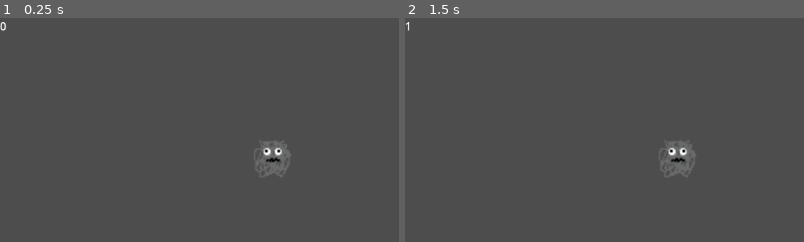
Above: before the commit, frames 1-2 (left to right).
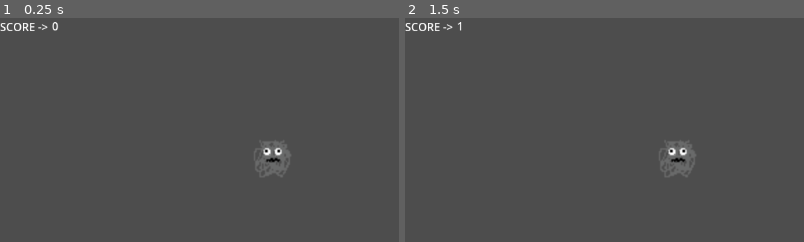
Above: after the commit, the same moments.

Repository: ofgrenudo/Mouse-and-Cheese
Game: Godot game, scene res://game.tscn
Two runs of this game, one before a commit and one after it. Both use one fixed random seed, a clock stepped at 60 frames per second and the inputs below.
Inputs:
- Up to frame 1 (0.25 s): no input
- Up to frame 2 (1.5 s): tap Enter at 0.5 s; hold D (right) 0.53-1.28 s; hold S (down) from 1.28 s (still down)
The pictures show only the part of the screen within x 0-50%, y 0-50%; the shares and areas given below are measured in that part.

The runs differ from the first frame. In frame 1, 0.3% of the frame differs, in the area x 0-15%, y 1-6%; in frame 2, 0.2%.

Commit message:
Win Lose Screen

Diff:
--- a/game.gd
+++ b/game.gd
@@ -29,8 +29,16 @@
 # Called every frame. 'delta' is the elapsed time since the previous frame.
 func _process(delta: float) -> void:
 	if(dustBunny.touched):
-		print("restart game")
-		get_tree().reload_current_scene()
+		#print("restart game")
+		#get_tree().reload_current_scene()
+		get_node("Lose").visible = true
+		if (get_node("Lose").flag == true):
+			get_tree().reload_current_scene()
+
+	if(score == 5):
+		get_node("Win").visible = true
+		if (get_node("Win").flag == true):
+			get_tree().reload_current_scene()
 
 	scoreLabel.text = str(score)
 	if(!cheeseOne_check):
--- a/game.tscn
+++ b/game.tscn
@@ -1,10 +1,12 @@
-[gd_scene load_steps=6 format=3 uid="uid://db00u6fgix4cb"]
+[gd_scene load_steps=8 format=3 uid="uid://db00u6fgix4cb"]
 
 [ext_resource type="PackedScene" uid="uid://bl01cksguqtl1" path="res://character.tscn" id="1_kgmq5"]
 [ext_resource type="Script" uid="uid://x5c68mpumnyw" path="res://game.gd" id="1_la2dq"]
 [ext_resource type="PackedScene" uid="uid://vm3icu05qghs" path="res://dustBunny.tscn" id="2_t1mi2"]
 [ext_resource type="PackedScene" uid="uid://cwqw561dmlfo3" path="res://cheese.tscn" id="3_r6g50"]
 [ext_resource type="AudioStream" uid="uid://dhsn3tohivflm" path="res://Assets/mouse game music-converted.mp3" id="5_8d524"]
+[ext_resource type="PackedScene" uid="uid://ba2oy7gg7y23f" path="res://lose.tscn" id="6_ryrav"]
+[ext_resource type="PackedScene" uid="uid://binekbnws0hld" path="res://win.tscn" id="7_eow3j"]
 
 [node name="Game" type="Node2D"]
 script = ExtResource("1_la2dq")
@@ -33,10 +35,26 @@
 position = Vector2(848, 403)
 
 [node name="ScoreLabel" type="Label" parent="."]
-offset_right = 40.0
+offset_left = 75.0
+offset_right = 171.0
 offset_bottom = 23.0
+text = "place holder"
+
+[node name="Score Label" type="Label" parent="."]
+offset_top = 1.0
+offset_right = 96.0
+offset_bottom = 24.0
+text = "SCORE -> "
 
 [node name="AudioStreamPlayer2D" type="AudioStreamPlayer2D" parent="."]
 stream = ExtResource("5_8d524")
 autoplay = true
 parameters/looping = true
+
+[node name="Lose" parent="." instance=ExtResource("6_ryrav")]
+visible = false
+position = Vector2(226, 155)
+
+[node name="Win" parent="." instance=ExtResource("7_eow3j")]
+visible = false
+position = Vector2(228, 158)
